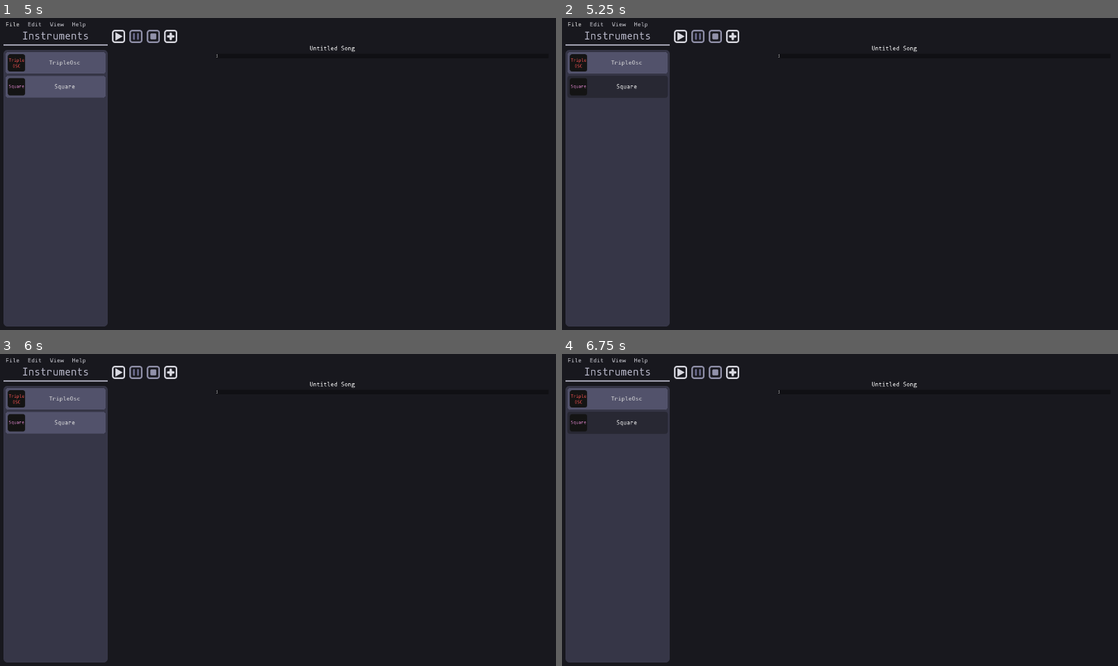
Above: before the commit, frames 1-4 (two rows, left to right).
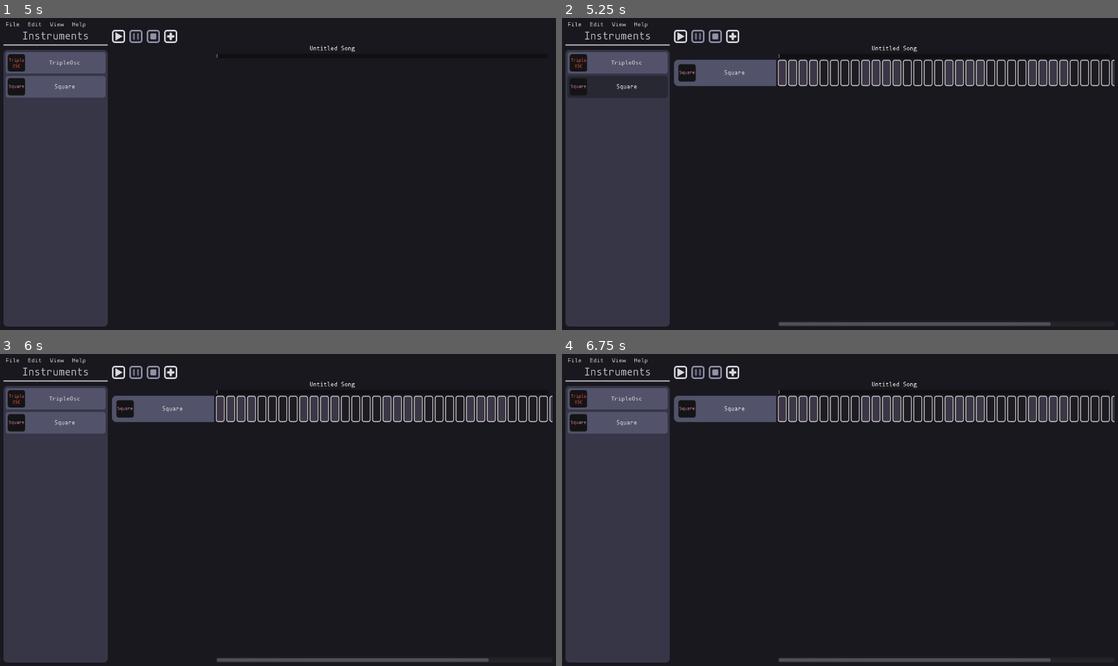
Above: after the commit, the same moments.

Repository: QuadCubedStudios/GoDAW
Game: Godot game, scene res://Main.tscn
Two runs of this game, one before a commit and one after it. Both use one fixed random seed, a clock stepped at 60 frames per second and the inputs below.
Inputs (mouse positions are in pixels of both pictures, inside the frame that each line leads up to):
- Up to frame 1 (5 s): click (116, 36) at 0.5 s; click (116, 36) at 1.25 s; click "File" at 2 s; click "Edit" at 2.75 s; click "View" at 3.5 s; click "TripleOsc" at 4.25 s
- Up to frame 2 (5.25 s): click "Square" at 5 s
- Up to frame 3 (6 s): click (172, 372) at 5.75 s
- Up to frame 4 (6.75 s): click "Square" at 6.5 s

Frame 1 is identical in both runs. In frame 2, 5.1% of the frame differs, in the area x 20-100%, y 13-99%; in frame 3, 5.1%; in frame 4, 6.2%, in the area x 1-100%, y 13-99%.
Error before the commit: Parse Error: Can't preload resource at path: res://Panels/SongEditor/SongSegment.tscn (res://Panels/SongEditor/SongEditor.gd:4)

Commit message:
Fixes

Diff:
--- a/Panels/SongEditor/SongEditor.gd
+++ b/Panels/SongEditor/SongEditor.gd
@@ -1,7 +1,6 @@
 extends VBoxContainer
 
 var track_name = preload("./TrackName.tscn")
-var song_segment = preload("./SongSegment.tscn")
 
 onready var names = $TracksScroll/HBox/Names
 onready var segments = $TracksScroll/HBox/SegmentScroll/VBoxContainer
@@ -38,15 +37,13 @@
 		segment_container.add_child(segment)
 
 func segment_input(event, segment: Button):
-	if event is InputEventMouseButton:
-		if event.pressed:
-			if event.button_index == 1:
+	if event is InputEventMouseButton & event.pressed:
+		match event.button_index:
+			1:
 				segment.disabled = true
-				if segment.get_index() == Global.segments - 1:
-					Global.segments += segments.get_parent().get_size().x/25
-					var style = segment.get_stylebox("normal") == style_1
-					add_segments(segment.get_parent(), segment.get_size().x, segment)
-#			if event.doubleclick :
-#				$Panel.visible = !$Panel.visible
-			if event.button_index == 3:
+				if segment.get_index() != Global.segments - 1: return
+				Global.segments += segments.get_parent().get_size().x/25
+				var style = segment.get_stylebox("normal") == style_1
+				add_segments(segment.get_parent(), segment.get_size().x, segment)
+			3:
 				segment.disabled = false
--- a/Panels/SongEditor/TrackName.gd
+++ b/Panels/SongEditor/TrackName.gd
@@ -6,8 +6,9 @@
 
 func set_instrument(icon: Texture, instrument_name: String, segments: HBoxContainer) -> void:
 	self.icon = icon
-	self.text = (instrument_name if instrument_name.length() <= 20
-								else instrument_name.substr(0, 17) + "...")
+	self.text = instrument_name
+	if instrument_name.length() > 20:
+		self.text = instrument_name.substr(0, 17) + "..."
 	self.segments = segments
 
 func _on_InstrumentToggle_gui_input(event):
--- a/project.godot
+++ b/project.godot
@@ -46,7 +46,6 @@
 
 GoDAW="*res://addons/godaw_toolkit/API/GoDAW.gd"
 Global="*res://util/scripts/Global.gd"
-gfm="*res://addons/godot_film_maker/recorder.tscn"
 
 [display]
 
